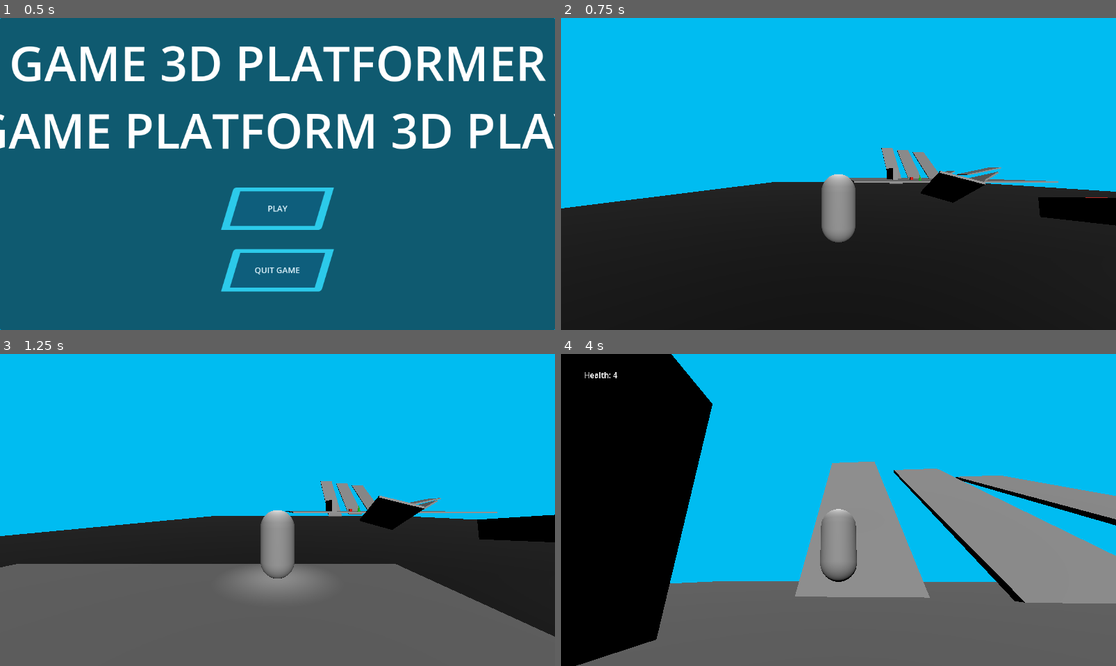
Above: before the commit, frames 1-4 (two rows, left to right).
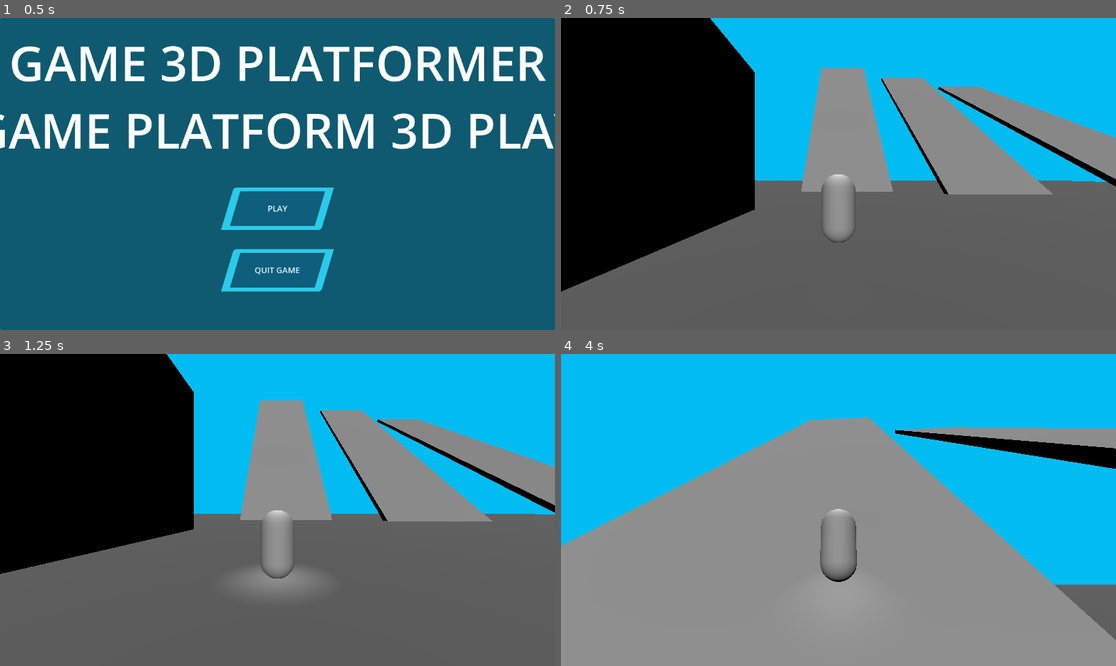
Above: after the commit, the same moments.

Repository: jackmenty/2025-Game
Game: Godot game, scene res://Scenes/Start_screen.tscn
Same seed, same stepped clock (60 frames per second), same inputs: the game is played once before the commit and once after it.
Inputs (mouse positions are in pixels of both pictures, inside the frame that each line leads up to):
- Up to frame 1 (0.5 s): no input
- Up to frame 2 (0.75 s): click "PLAY" at 0.5 s
- Up to frame 3 (1.25 s): no input
- Up to frame 4 (4 s): move the mouse to (866, 510) at 1.27 s; hold Shift (sprint) 1.28-2.03 s; hold W (move_forward) from 1.28 s (still down); tap Space (jump) at 1.52, 2.27, 3.77 s; move the mouse to (810, 510) at 2.02 s; tap Shift (sprint) at 2.1, 3.6 s; move the mouse to (849, 503) at 2.77 s; hold Shift (sprint) 2.78-3.53 s; move the mouse to (832, 516) at 3.52 s

Frame 1 is identical in both runs. In frame 2, 76% of the frame differs, in the area x 0-100%, y 0-100%; in frame 3, 48%; in frame 4, 66%.

Commit message:
small tweak

Diff:
--- a/Scenes/Test_level.tscn
+++ b/Scenes/Test_level.tscn
@@ -18,7 +18,6 @@
 size = Vector3(189.961, 1, 179.152)
 
 [node name="Player" parent="." instance=ExtResource("1_tfsjm")]
-transform = Transform3D(1, 0, 0, 0, 1, 0, 0, 0, 1, -81.1604, 3.18765, 256.265)
 
 [node name="DirectionalLight3D" type="DirectionalLight3D" parent="."]
 transform = Transform3D(1, 0, 0, 0, 0.931894, 0.362731, 0, -0.362731, 0.931894, 0, 15.0978, 41.5467)
